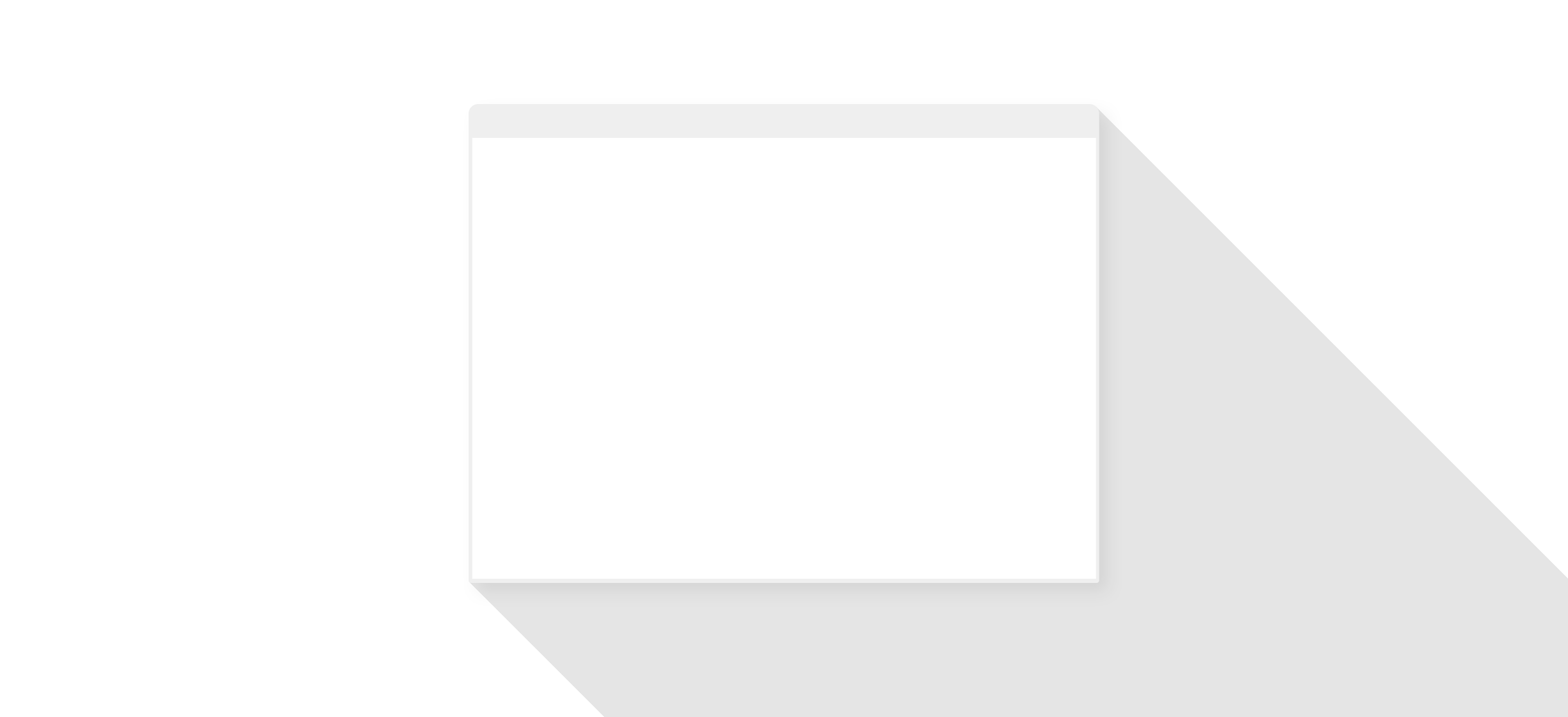
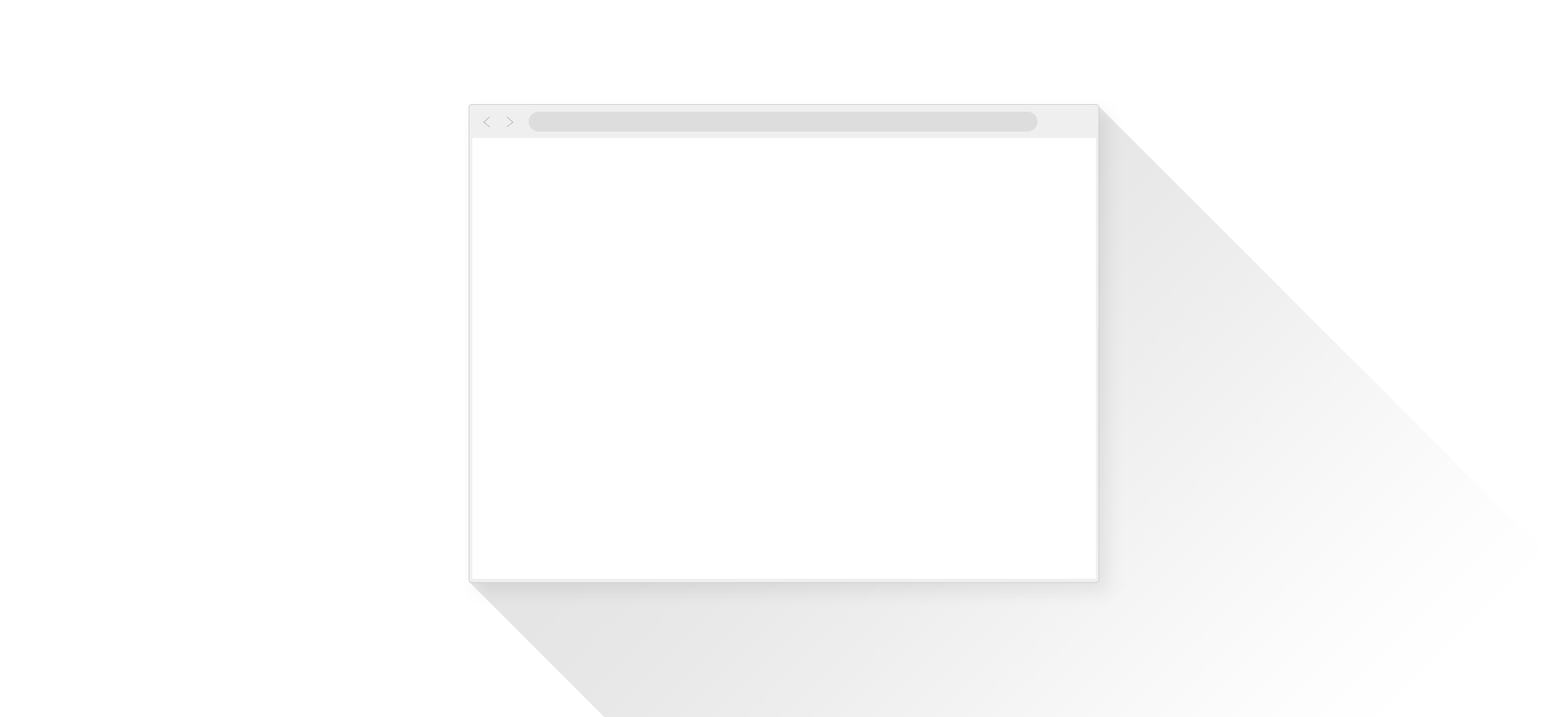
Two versions of the same layered image (w=1568, h=717). Layer-by-layer changes:
added layer "Shape 1 copy 2" (1st of 2) above "Shape 1 copy 2" over 506, 116, 514, 123
added layer "Shape 1 copy 2" (2nd of 2) above "Shape 1 copy" over 506, 121, 514, 128
added layer "Shape 1 copy" above "Shape 1" over 483, 116, 490, 123
added layer "Shape 1" above "Rectangle 1 copy 2" over 483, 121, 491, 128
added layer "Rectangle 1 copy 2" (50%) above "Rectangle 1 copy" over 528, 111, 1038, 132
painted on "Rectangle 1 copy" over 468, 104, 1100, 583
painted on "Color Fill 2", masked it over 469, 105, 1568, 717
